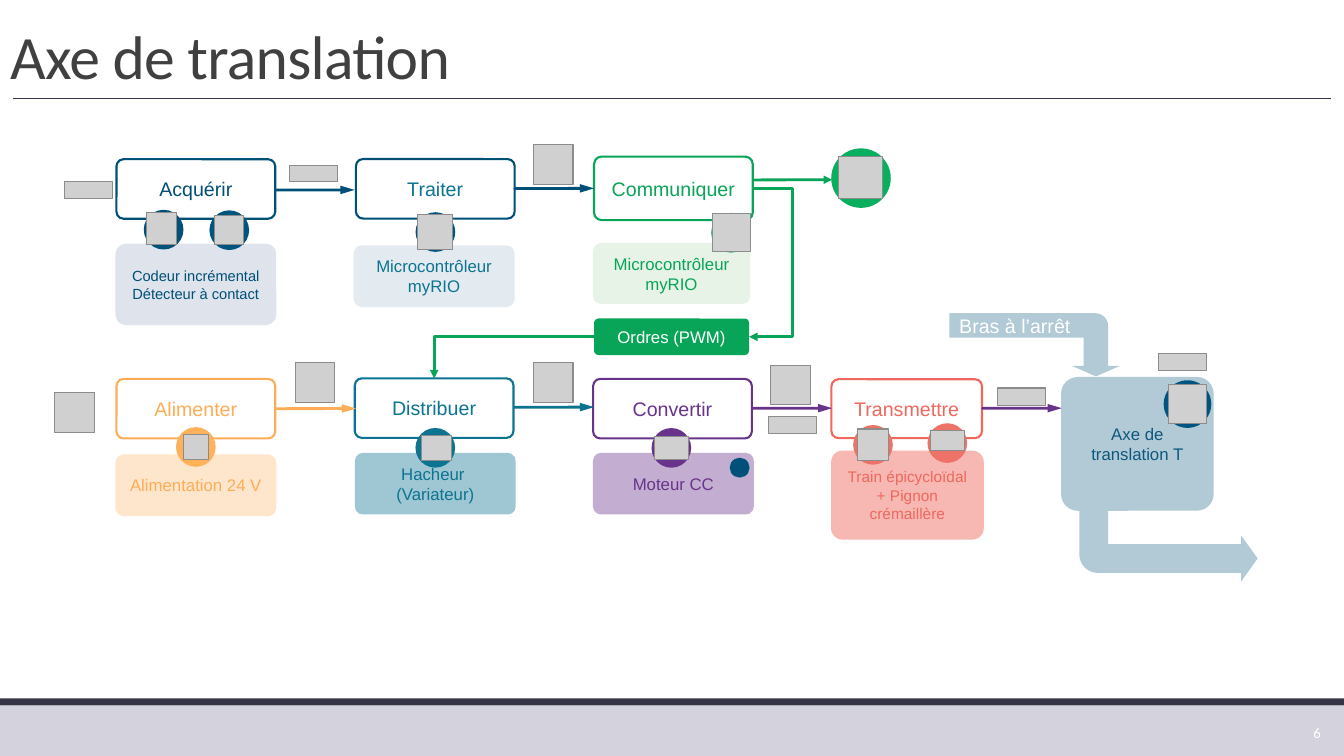
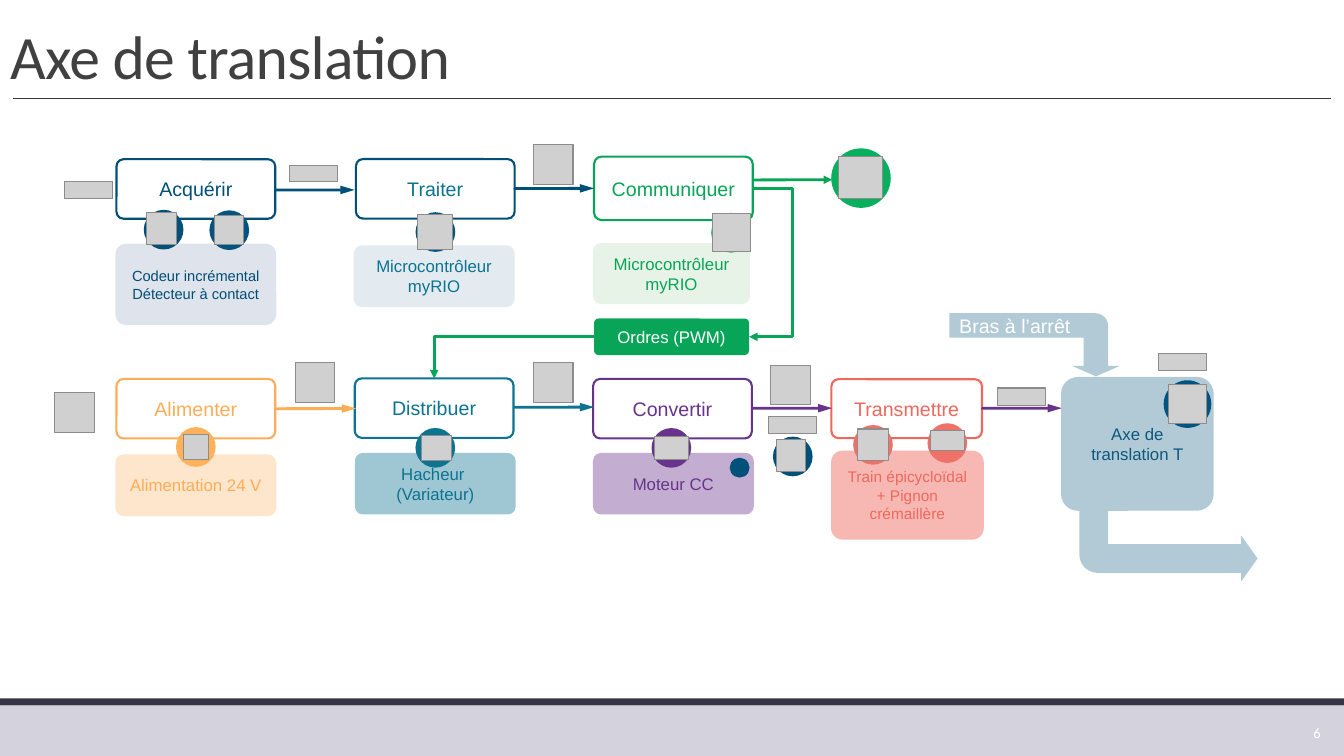
Before and after one commit to xpessoles/TP_Corriges, a slide deck: slide 6 of 02_BrasBeta/02_BrasBeta.pptx. Drawn at 1344x756 pixels with LibreOffice and Linux fonts; fonts in the diff are those of the drawing; grey boxes stand for pictures; background and template pictures are left out. Boxes give left, top, right and bottom in pixels: in the first picture for what was removed or moved away, otherwise in the second. Text is boxed around its words. In the diff, an @@ line names an element or a change of style, - is before the commit and + after.

```diff
--- a/02_BrasBeta/02_BrasBeta.pptx
+++ b/02_BrasBeta/02_BrasBeta.pptx
@@ ellipse added at <box>773,437,813,476</box>, fill #00517A @@
@@ picture added at <box>776,440,807,471</box> @@
```
Also in this commit, not shown: 1 other slide changed, 1 other file.
